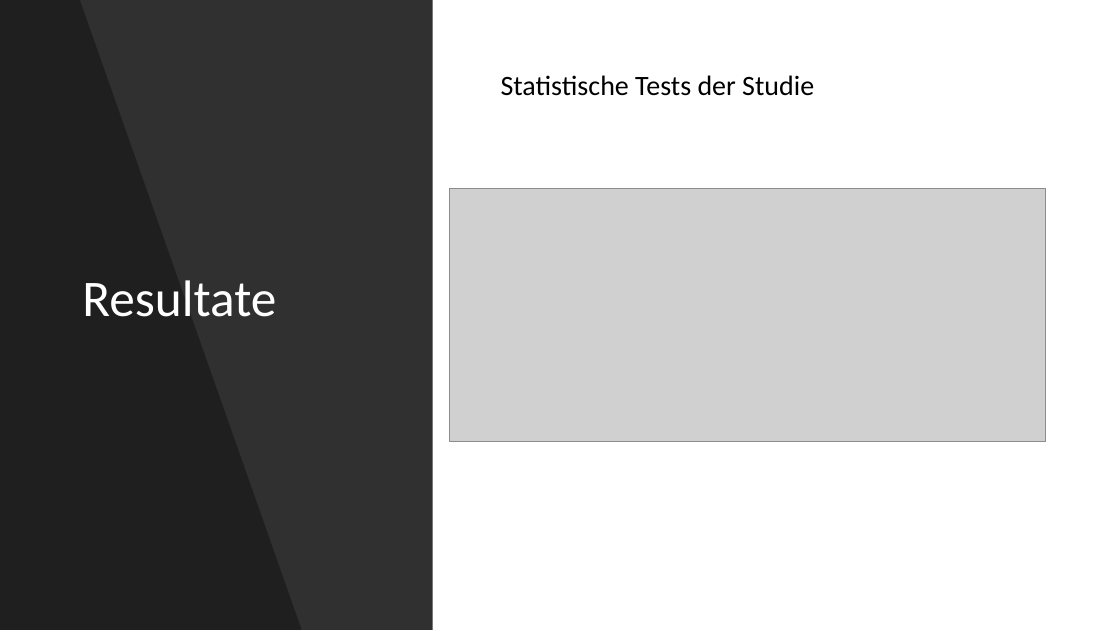
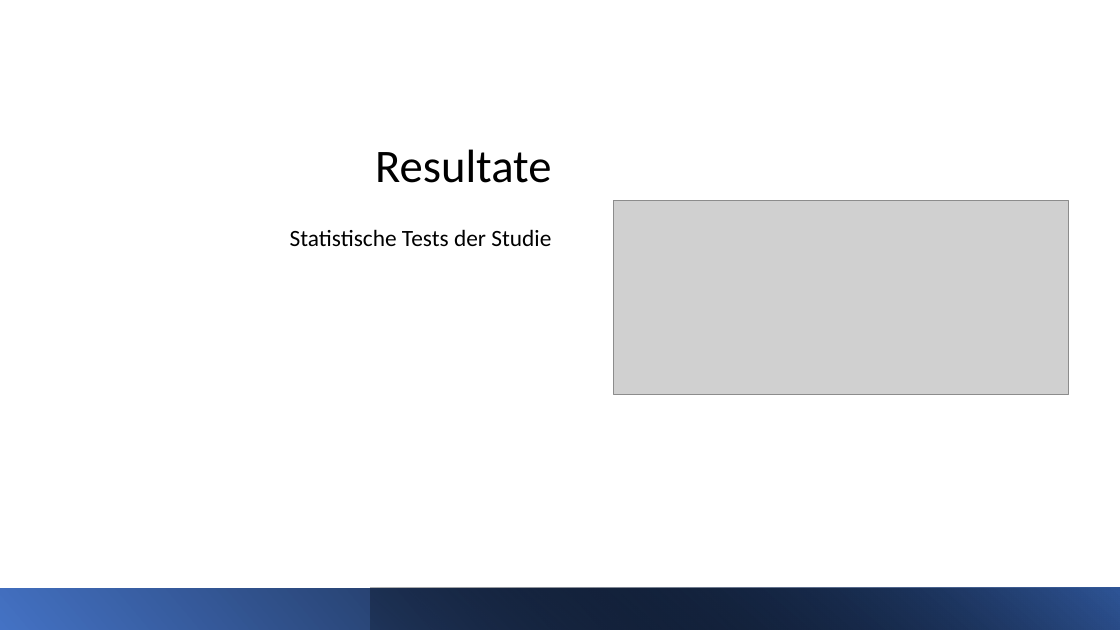
Before and after one commit to buehlpa/ChocolateMilkStudy, a slide deck: slide 13 of pp.pptx. Drawn at 1120x630 pixels with LibreOffice and Linux fonts; fonts in the diff are those of the drawing; grey boxes stand for pictures. Boxes give left, top, right and bottom in pixels: in the first picture for what was removed or moved away, otherwise in the second. Text is boxed around its words. In the diff, an @@ line names an element or a change of style, - is before the commit and + after.

```diff
--- a/pp.pptx
+++ b/pp.pptx
@@ rectangle removed at (0,0,433,630) @@
@@ freeform shape removed at (0,0,302,630) @@
@@ title "Resultate": place and size @@
-title "Resultate" at (82,280,276,317)
+title "Resultate" at (375,149,551,183)
@@ title "Resultate" at (375,149,551,183): size 44 to 40 pt, text colour #FFFFFF to #000000; alignment left to right; vertical alignment middle to bottom @@
@@ picture: place and size @@
-picture at (450,188,1046,442)
+picture at (613,201,1069,394)
@@ text "Statistische Tests der Studie": place and size @@
-text "Statistische Tests der Studie" at (501,75,814,96)
+text "Statistische Tests der Studie" at (290,229,551,246)
@@ text "Statistische Tests der Studie" at (290,229,551,246): size 24 to 20 pt; alignment left to right @@
@@ rectangle added at (0,588,1120,630), fill gradient #4472C4 to #000000 @@
@@ rectangle added at (371,588,1120,630), fill gradient #000000 to #2F5597 @@
```
Also in this commit, not shown: 10 other slides changed, 2 slides added, 2 slides removed, 5 other files.
